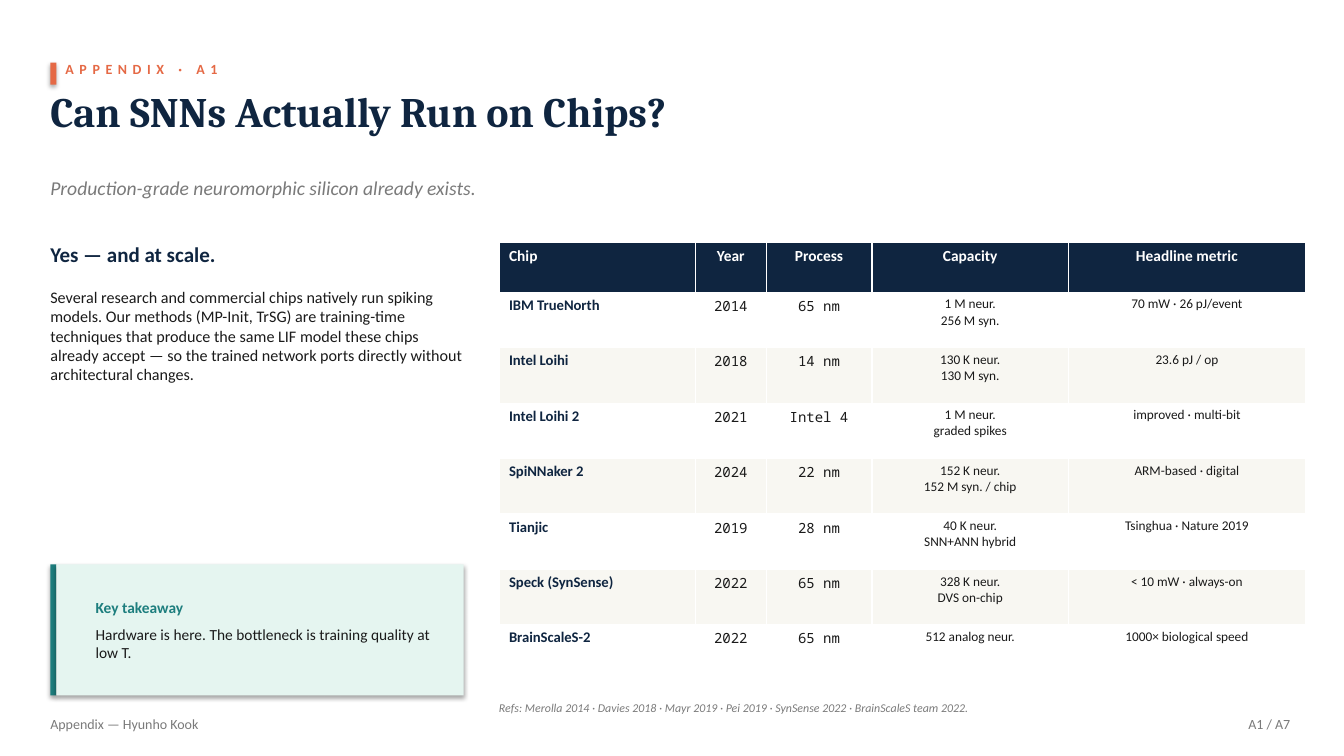
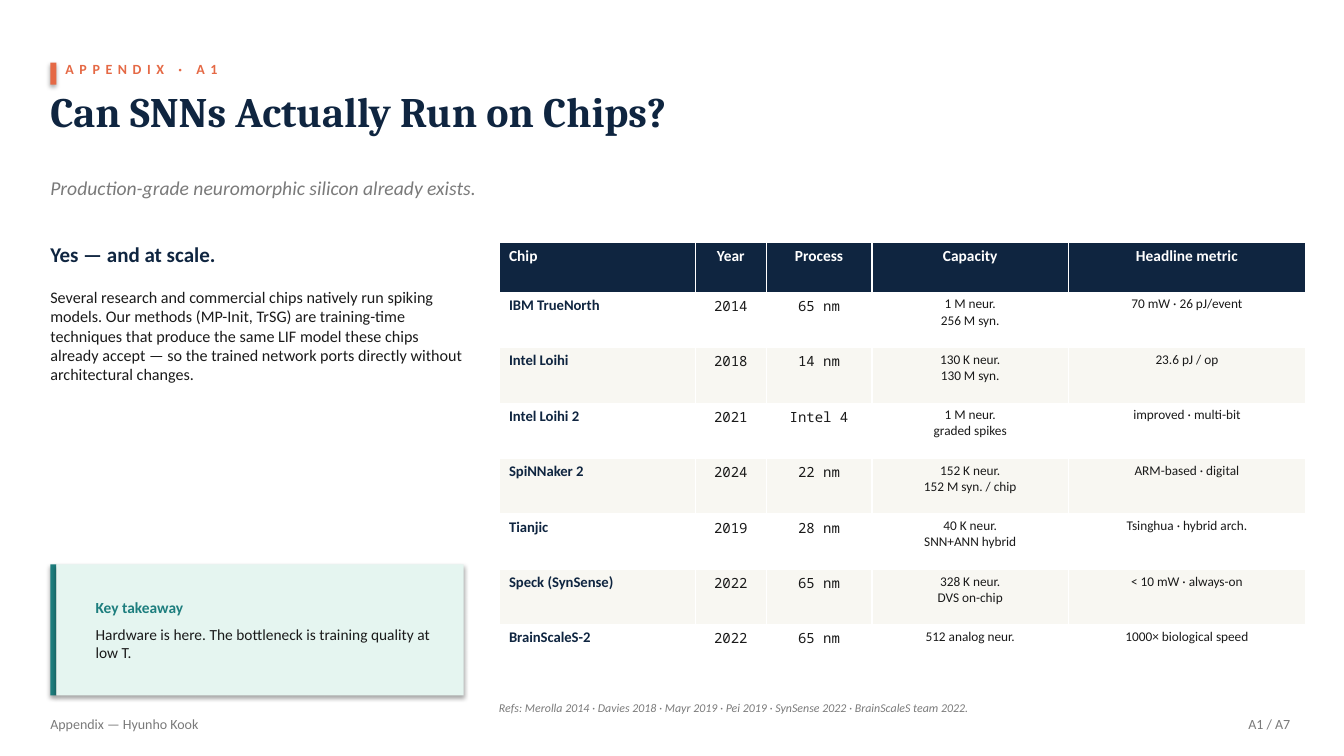
Before and after one commit to kookhh0827/POSTECH_thesis_template_latex, a slide deck: slide 22 of Hyunho_Kook_Master_Defense.pptx. Drawn at 1344x756 pixels with LibreOffice and Linux fonts; fonts in the diff are those of the drawing. Boxes give left, top, right and bottom in pixels: in the first picture for what was removed or moved away, otherwise in the second. Text is boxed around its words. In the diff, an @@ line names an element or a change of style, - is before the commit and + after.

```diff
--- a/Hyunho_Kook_Master_Defense.pptx
+++ b/Hyunho_Kook_Master_Defense.pptx
@@ table at (499, 242, 1306, 681) @@
-row 6, column 5: Tsinghua · Nature 2019
+row 6, column 5: Tsinghua · hybrid arch.
```
Also in this commit, not shown: 11 other slides changed, 2 other files.
